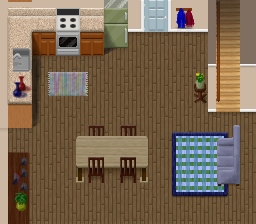
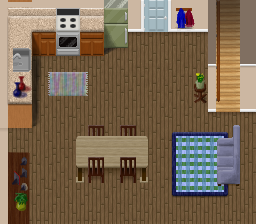
Layer changes from the first 256 × 224 image to the second:
painted on "frames" over box(21, 183, 28, 191)
